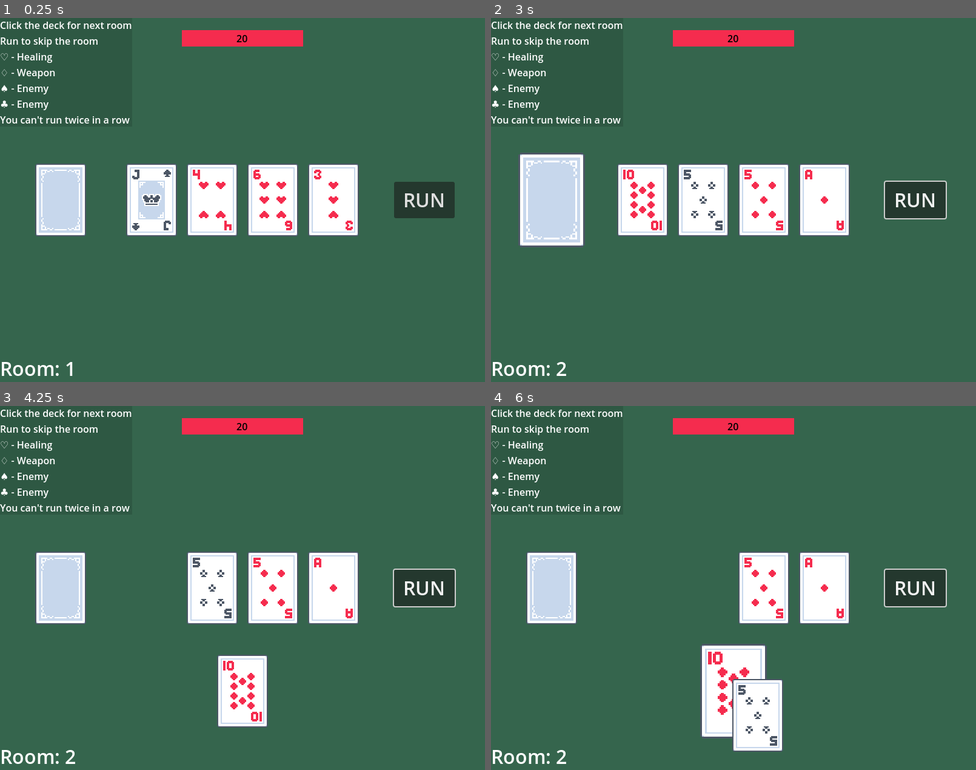
Above: before the commit, frames 1-4 (two rows, left to right).
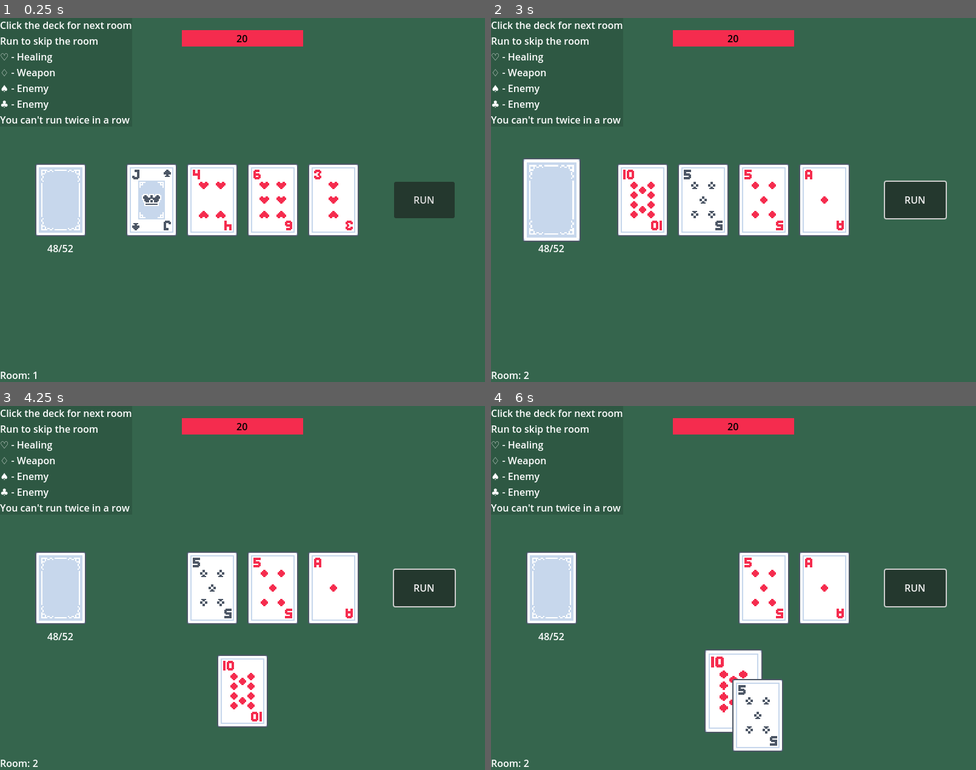
Above: after the commit, the same moments.

Repository: mateushhh/scoundrel
Game: Godot game, scene res://scenes/game.tscn
The game is run twice, just before and just after one commit, with the same random seed, the same clock (stepped at 60 frames per second) and the same inputs.
Inputs (mouse positions are in pixels of both pictures, inside the frame that each line leads up to):
- Up to frame 1 (0.25 s): no input
- Up to frame 2 (3 s): click "RUN" at 0.5 s; click "RUN" at 1.25 s; click "RUN" at 2 s; tap Enter at 2.75 s; move the mouse to (549, 200) at 2.77 s; press the mouse at (549, 200) at 2.78 s
- Up to frame 3 (4.25 s): tap Space at 3.5 s; move the mouse to (150, 588) at 3.52 s; release the mouse at (150, 588) at 3.53 s; click (150, 588) at 3.6 s
- Up to frame 4 (6 s): tap Enter at 4.25, 5.75 s; move the mouse to (733, 689) at 4.27 s; press the mouse at (733, 689) at 4.28 s; tap Space at 5 s; move the mouse to (704, 588) at 5.02 s; release the mouse at (704, 588) at 5.03 s; click (704, 588) at 5.1 s; move the mouse to (757, 715) at 5.77 s; press the mouse at (757, 715) at 5.78 s

The runs differ from the first frame. In frame 1, 0.5% of the frame differs, in the area x 0-92%, y 48-100%; in frame 2, 2.1%, in the area x 0-92%, y 37-100%; in frame 3, 0.5%; in frame 4, 1.6%.

Commit message:
bugfixes

Diff:
--- a/scenes/game.tscn
+++ b/scenes/game.tscn
@@ -92,7 +92,7 @@
 offset_bottom = 30.0
 grow_horizontal = 0
 grow_vertical = 2
-theme_override_font_sizes/font_size = 32
+theme_override_font_sizes/font_size = 16
 text = "RUN"
 
 [node name="ColorRect" type="ColorRect" parent="Control"]
@@ -125,8 +125,18 @@
 offset_top = -23.0
 offset_right = 54.0
 grow_vertical = 0
-theme_override_font_sizes/font_size = 32
+theme_override_font_sizes/font_size = 16
 text = "Room: 5"
+
+[node name="CardsDeckLabel" type="Label" parent="Control"]
+layout_mode = 0
+offset_left = 58.0
+offset_top = 360.0
+offset_right = 142.0
+offset_bottom = 399.0
+text = "44/52"
+horizontal_alignment = 1
+vertical_alignment = 1
 
 [node name="Deck" parent="." instance=ExtResource("2_yqjtg")]
 position = Vector2(100, 300)
--- a/scripts/card.gd
+++ b/scripts/card.gd
@@ -68,7 +68,7 @@
 	update_visuals()
 
 func _process(delta_time) -> void:
-	if mouse_hover and scale[0] < 2.5:
+	if mouse_hover and scale[0] < 2.2:
 		scale = scale + Vector2(0.1, 0.1)
 	elif !mouse_hover and scale[0] > 2.0:
 		scale = scale - Vector2(0.1, 0.1)
--- a/scripts/deck.gd
+++ b/scripts/deck.gd
@@ -21,7 +21,7 @@
 	return
 
 func _process(delta_time) -> void:
-	if mouse_hover and scale[0] < 2.5:
+	if mouse_hover and scale[0] < 2.2:
 		scale = scale + Vector2(0.1, 0.1)
 	elif !mouse_hover and scale[0] > 2.0:
 		scale = scale - Vector2(0.1, 0.1)
--- a/scripts/game.gd
+++ b/scripts/game.gd
@@ -24,6 +24,7 @@
 var last_weapon_use_suit: Card.Suit = Card.Suit.CLUBS
 
 var game_over: bool = 0
+var score: int = 0
 var current_room: int = 1
 var last_skipped_room: int = -1
 
@@ -55,22 +56,53 @@
 	update()
 
 func check_game_over():
+	score = 0
 	if deck_card_count() < 3:
 		print("game over, you got to the end of the deck")
 		game_over = 1
+		score = health
+		for card in cards:
+			var card_rank = card.rank
+			if(card != null and card.suit == Card.Suit.HEARTS):
+				if(card.rank == 1):
+					card_rank = 14
+				score += card_rank
+		for card in deck.cards:
+			var card_rank = card.rank
+			if(card.suit == Card.Suit.HEARTS):
+				if(card.rank == 1):
+					card_rank = 14
+				score += card_rank
+		print(score)
+
 	if health <= 0:
 		print("you died")
 		game_over = 1
+		for card in cards:
+			if(card != null and card.colour == Card.Colour.BLACK):
+				var card_rank = card.rank
+				if(card.rank == 1):
+					card_rank = 14
+				score -= card_rank
+		for card in deck.cards:
+			var card_rank = card.rank
+			if(card.colour == Card.Colour.BLACK):
+				if(card.rank == 1):
+					card_rank = 14
+				score -= card_rank
+		print(score)
 	return
 
 func update_visuals():
 	var health_bar = $Control/HealthBar
 	var health_value = $Control/HealthBar/HealthValue
 	var room_label = $Control/RoomLabel
+	var cards_deck_label = $Control/CardsDeckLabel
 
 	health_bar.value = health
 	health_value.text = str(health)
 	room_label.text = "Room: " + str(current_room)
+	cards_deck_label.text = str(deck_card_count()) + "/52"
 
 	if weapon != 0:
 	# Ace has power of 14 but in deck.gd Ace has rank 1
@@ -78,14 +110,15 @@
 			current_weapon_card.rank = 1
 		else:
 			current_weapon_card.rank = weapon
-			current_weapon_card.visible = true
+		current_weapon_card.visible = true
+
 		if last_weapon_use_rank != 0:
 			if(last_weapon_use_rank == 14):
 				last_weapon_use_card.rank = 1
 			else:
 				last_weapon_use_card.rank = last_weapon_use_rank
-				last_weapon_use_card.suit = last_weapon_use_suit
-				last_weapon_use_card.visible = true
+			last_weapon_use_card.suit = last_weapon_use_suit
+			last_weapon_use_card.visible = true
 
 	for i in range(cards.size()):
 		if cards[i]:
